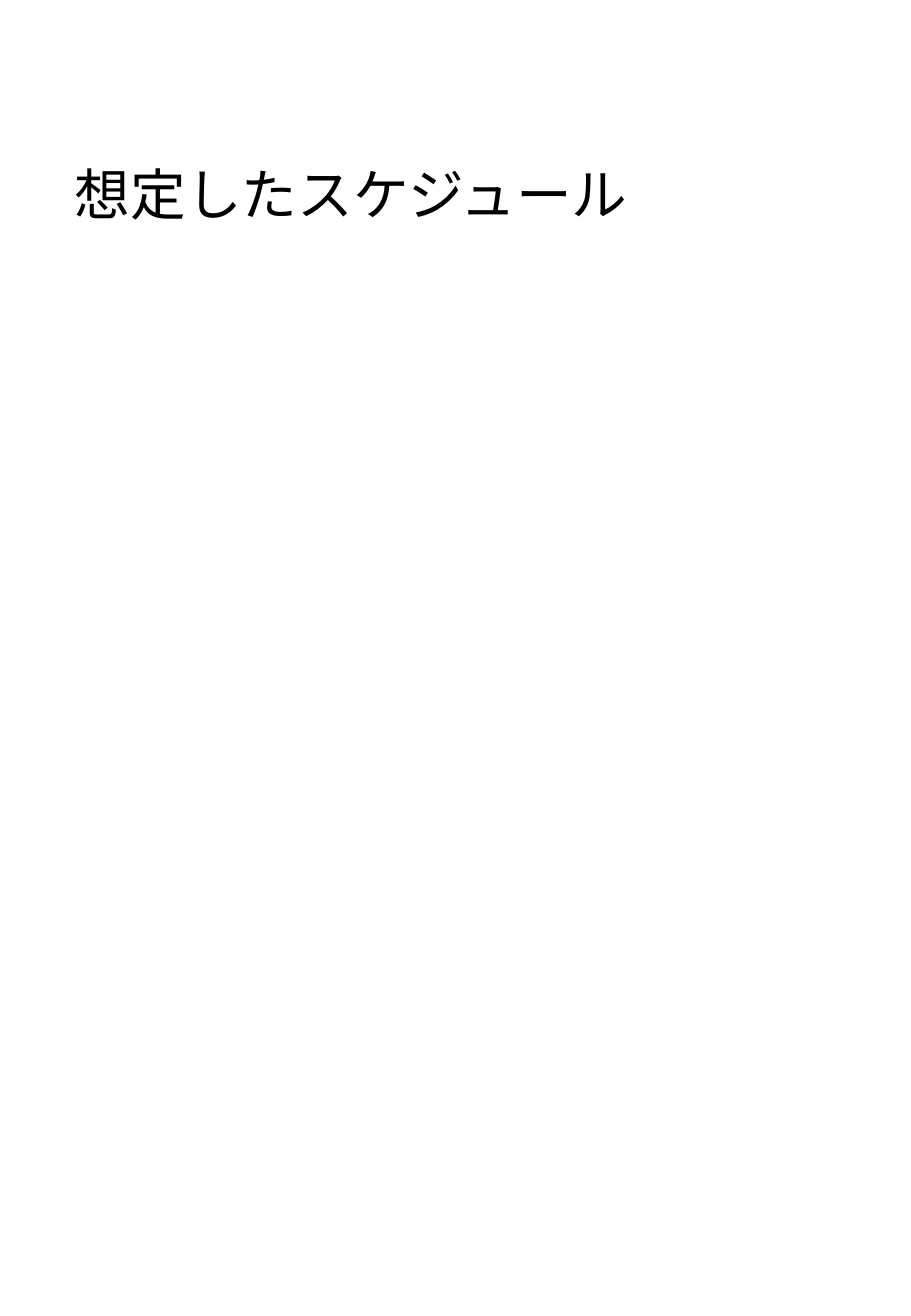
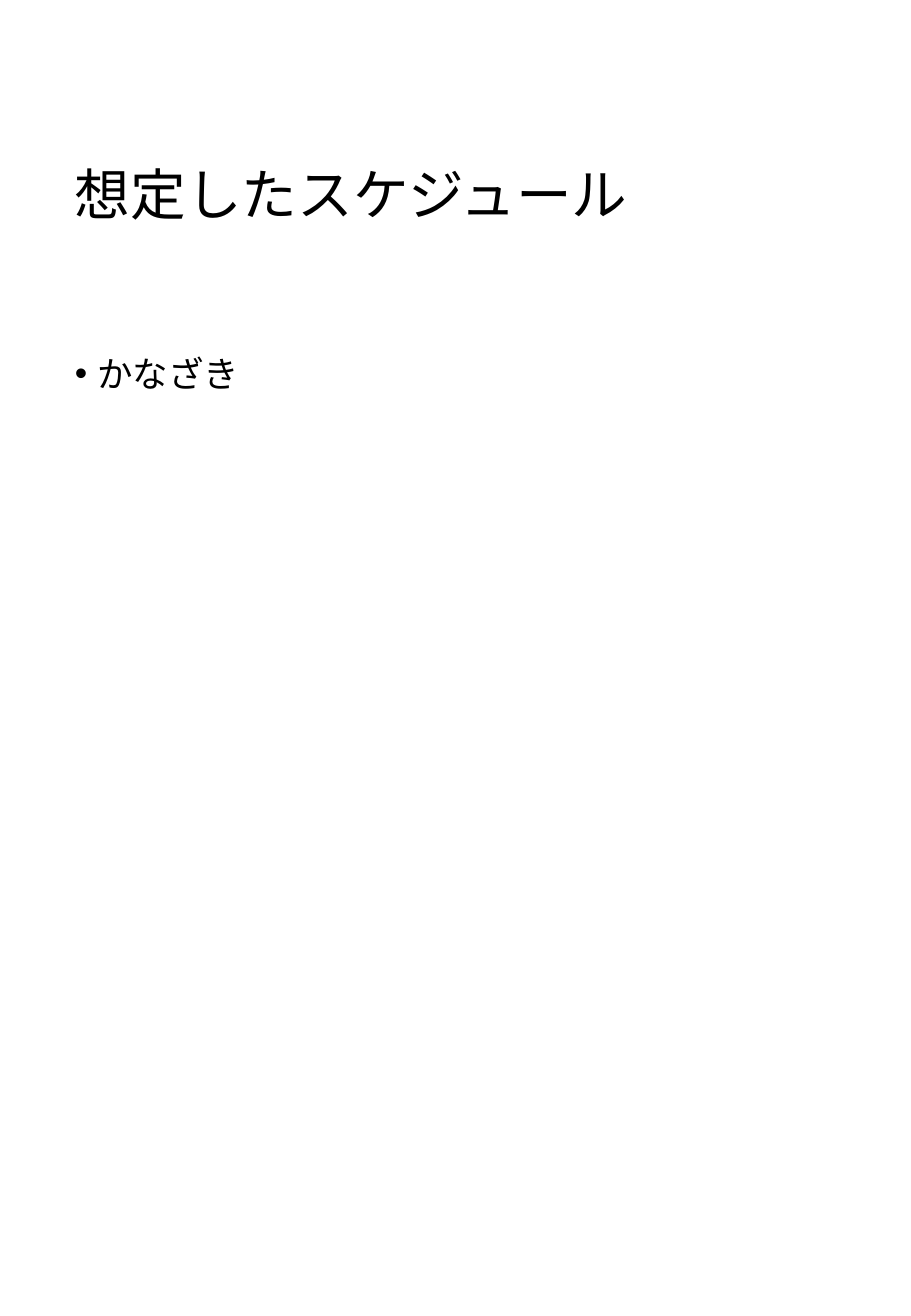
Before and after one commit to TomoyaKanazaki/Graduation, a slide deck: slide 8 of 99_pranning/卒プレアーカイブ.pptx. Drawn at 911x1316 pixels with LibreOffice and Linux fonts; fonts in the diff are those of the drawing. Boxes give left, top, right and bottom in pixels: in the first picture for what was removed or moved away, otherwise in the second. Text is boxed around its words. In the diff, an @@ line names an element or a change of style, - is before the commit and + after.

```diff
--- a/99_pranning/卒プレアーカイブ.pptx
+++ b/99_pranning/卒プレアーカイブ.pptx
@@ text added at [98, 356, 240, 389], 21 pt, text #000000 @@
+• かなざき
```
Also in this commit, not shown: 8 other slides changed, 1 slide added, 1 slide removed.
